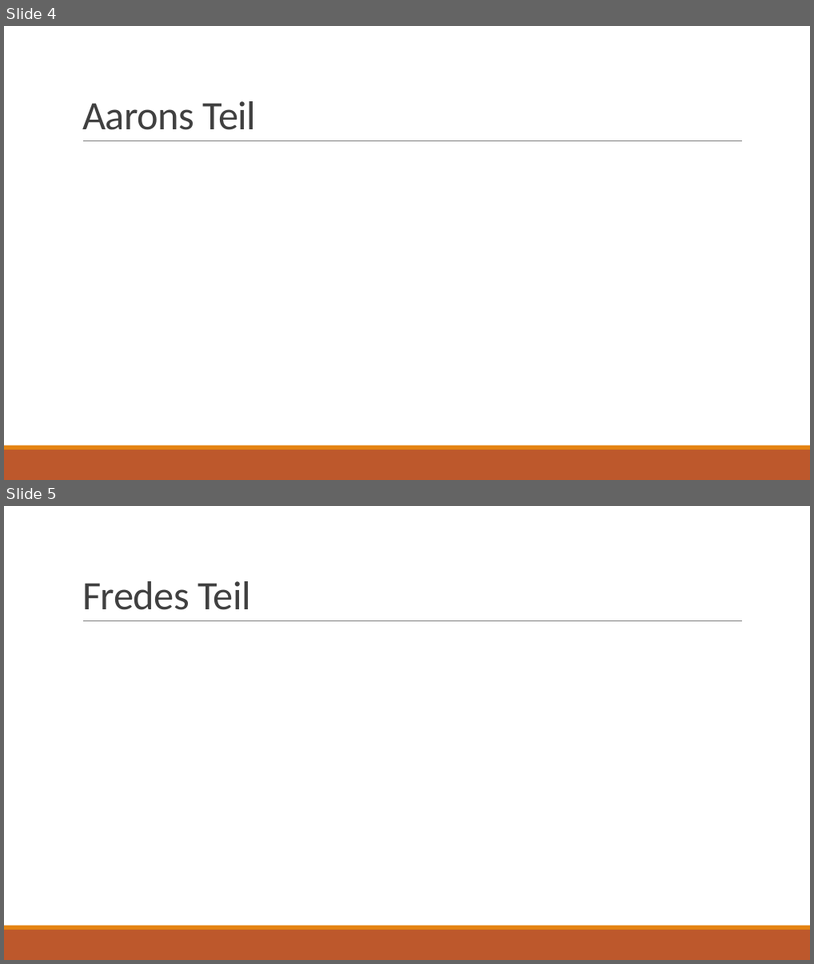
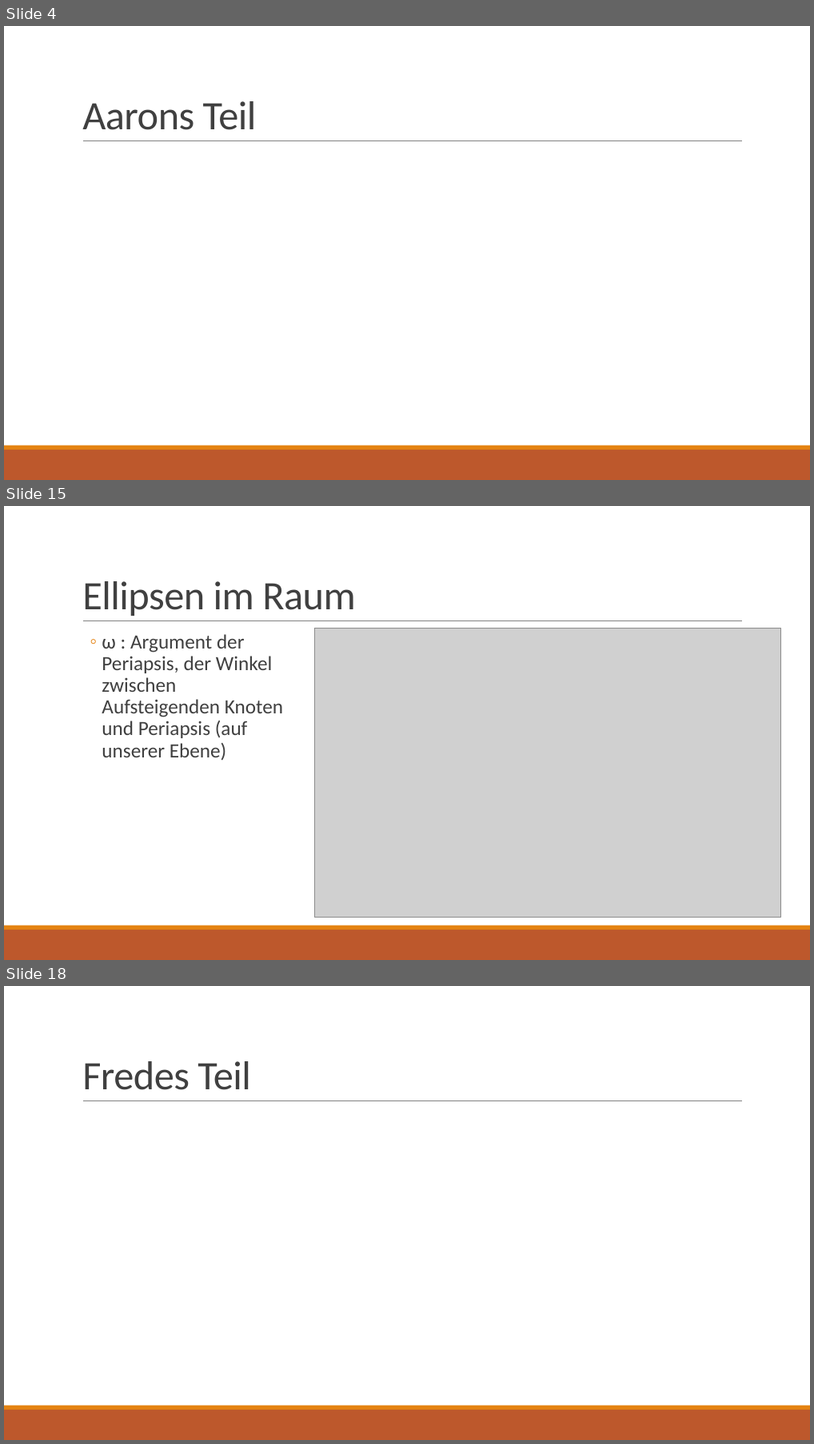
Before and after one commit to Voxen4/Planetarium, a slide deck: Simulation des Sonnensytem.pptx. Shown one above the other, each under a label of ours: slides 4 and 5 before the commit, slides 4, 15 and 18 after it; the slides between them are not shown. The pictures are 814x964 and 814x1444 pixels, drawn with LibreOffice and Linux fonts; fonts in the diff are those of the drawing; grey boxes stand for pictures. Boxes give left, top, right and bottom in pixels: in the first picture for what was removed or moved away, otherwise in the second. Text is boxed around its words. In the diff, an @@ line names an element or a change of style, - is before the commit and + after.

```diff
--- a/Simulation des Sonnensytem.pptx
+++ b/Simulation des Sonnensytem.pptx
@@ slide 15 added at [4,506,810,960], background #FFFFFF; not listed: 3 template elements that a slide beside it also shows @@
@@ title added at [82,581,356,616], 48 pt, text #404040 @@
+Ellipsen im Raum
@@ text added at [102,634,283,760], 24 pt, text #404040 @@
+  ◦ ω : Argument der Periapsis, der Winkel zwischen Aufsteigenden Knoten und Periapsis (auf unserer Ebene)
@@ picture added at [315,628,781,917] @@
@@ what was slide 5 is now slide 18 @@
```
Also in this commit, not shown: 12 other slides added.
